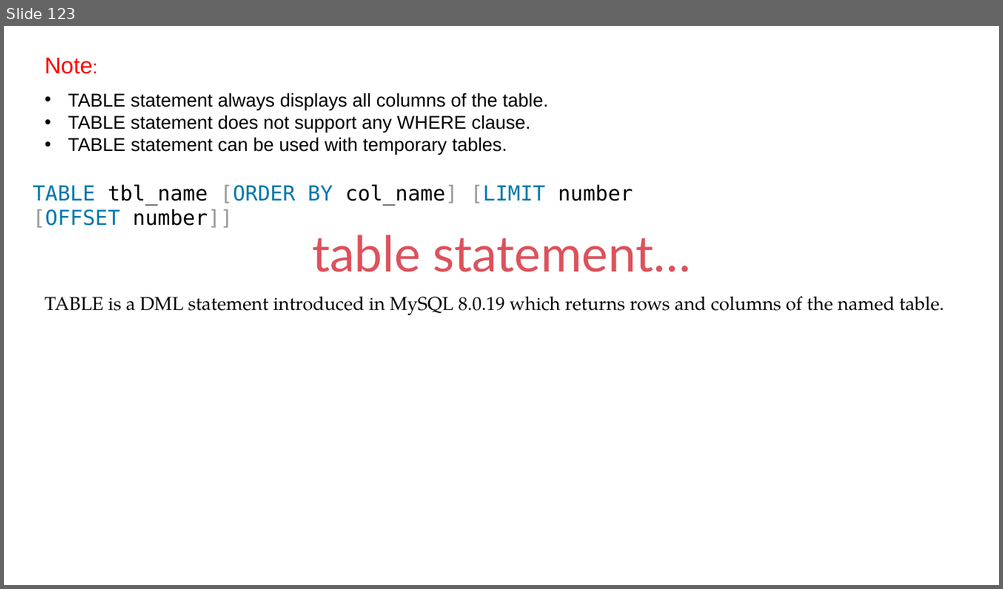
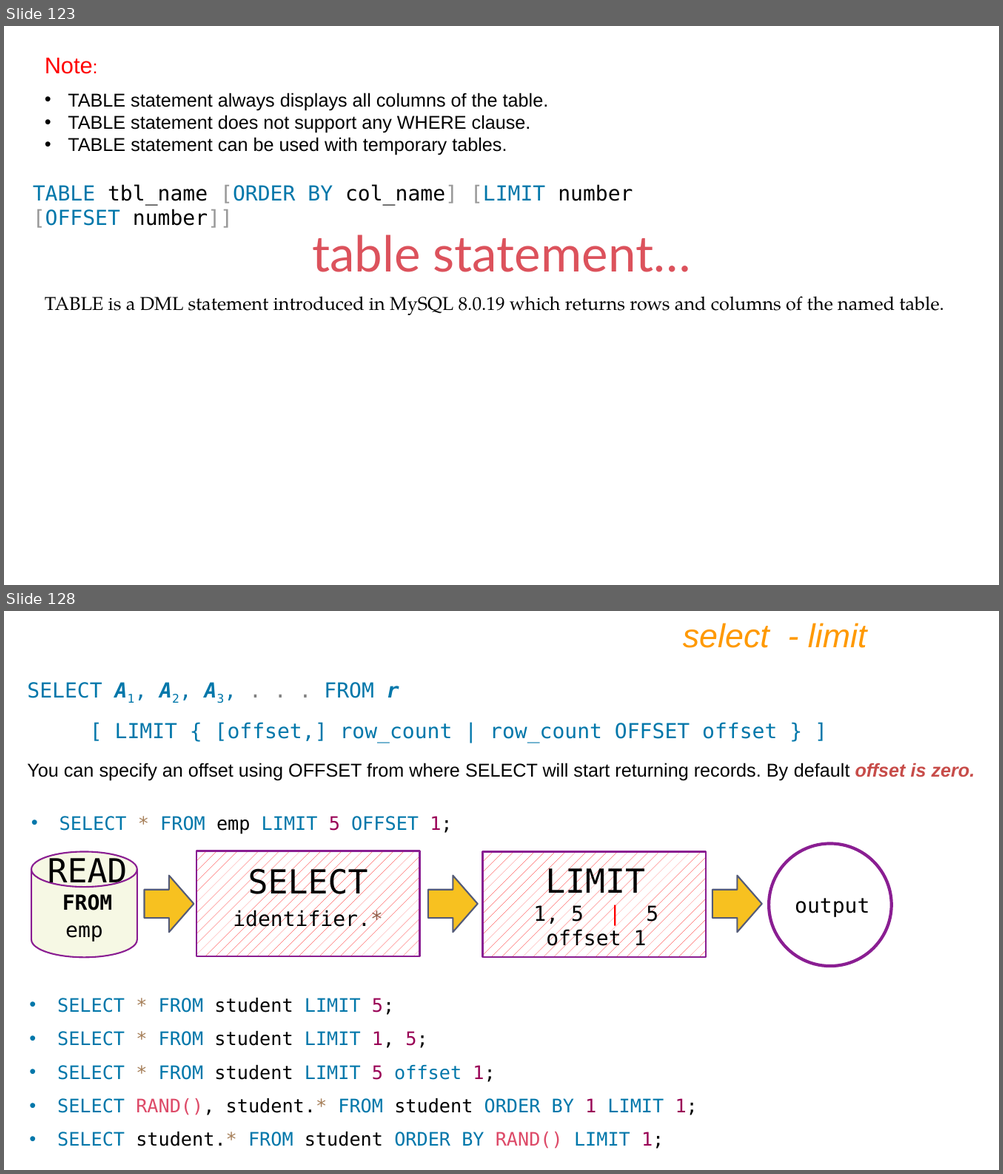
Before and after one commit to RajnishJadhav/DBT, a slide deck: IET MySQL PPT Ver9.pptx. Shown one above the other, each under a label of ours: slide 123 before the commit, slides 123 and 128 after it; the slides between them are not shown. The pictures are 1003x589 and 1003x1174 pixels, drawn with LibreOffice and Linux fonts; fonts in the diff are those of the drawing. Boxes give left, top, right and bottom in pixels: in the first picture for what was removed or moved away, otherwise in the second. Text is boxed around its words. In the diff, an @@ line names an element or a change of style, - is before the commit and + after.

```diff
--- a/IET MySQL PPT Ver9.pptx
+++ b/IET MySQL PPT Ver9.pptx
@@ slide 128 added at (4, 611, 999, 1170), background #FFFFFF @@
@@ text added at (683, 623, 867, 648), 32 pt, text #FF9900, italic @@
+select - limit
@@ text added at (27, 682, 777, 743), 20 pt, text #0077AA @@
+SELECT A1, A2, A3, . . . FROM r
+[ LIMIT { [offset,] row_count | row_count OFFSET offset } ]
@@ text added at (27, 763, 975, 781), 18 pt, text #000000 @@
+You can specify an offset using OFFSET from where SELECT will start returning records. By default offset is zero.
@@ text added at (60, 816, 452, 834), 18 pt, text #0077AA @@
+• SELECT * FROM emp LIMIT 5 OFFSET 1;
@@ group added at (31, 844, 891, 966): 7 texts, 3 right arrows, 2 rectangles, 1 cylinder, 1 ellipse @@
+LIMIT
+1, 5 | 5 offset 1
+SELECT
+identifier.*
+output
+READ
+FROM
+emp
@@ text added at (57, 998, 697, 1149), 18 pt, text #0077AA @@
+• SELECT * FROM student LIMIT 5;
+• SELECT * FROM student LIMIT 1, 5;
+• SELECT * FROM student LIMIT 5 offset 1;
+• SELECT RAND(), student.* FROM student ORDER BY 1 LIMIT 1;
+• SELECT student.* FROM student ORDER BY RAND() LIMIT 1;
```
Also in this commit, not shown: 9 slides changed, 107 other slides added, 8 other files.
